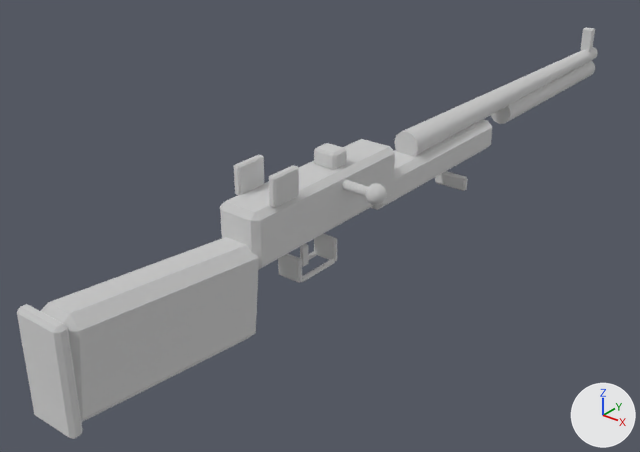
Two versions of the glTF model ambush_loop/art/v2/models/m1_garand_lod0.glb, one commit apart.
Both versions are drawn from a 50 mm camera at (0.572, -0.679, 0.441) aimed at (-0.072, 0.127, -0.058). Arrows for +X, +Y and +Z are at lower right; the lights stay in place. The picture after the commit comes second. Vertices at exactly the same position are counted once.

In view in the first picture: 'm1_garand_body'.
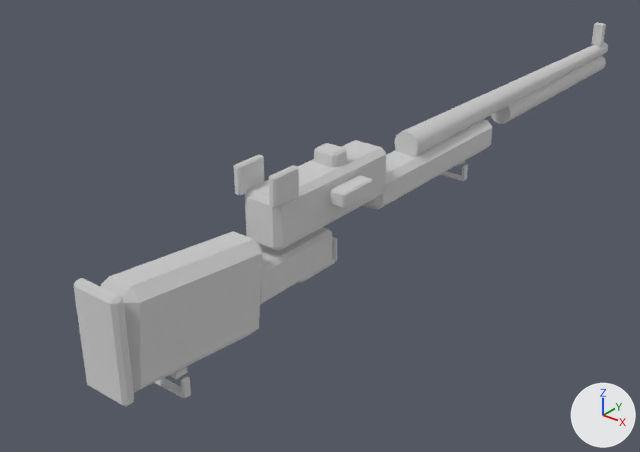
Where the change shows, as pixel boxes (x1, y1, x2, y2) in the pictures (640 x 452 px; the box of a moved part takes in the faces that stretch with it):
'm1_garand_body', reshaped (8% narrower, 7% shorter)
    before: (17, 27, 598, 439)
    after: (74, 23, 608, 406)
part 1 of me_cube_211, moved or reshaped
    before: (17, 304, 83, 439)
    after: (74, 278, 134, 406)
part 2 of me_cube_211, moved or reshaped
    before: (220, 139, 395, 270)
    after: (245, 140, 386, 251)
part 3 of me_cube_211, moved or reshaped
    before: (581, 27, 595, 52)
    after: (591, 23, 606, 46)
part 4 of me_cube_211, rebuilt (26% narrower, 13% shorter)
    before: (41, 237, 259, 422)
    after: (101, 231, 262, 392)
part 5 of me_cube_211, added
    after: (155, 376, 191, 399)
part 6 of me_cube_211, added
    after: (260, 227, 332, 304)
part 7 of me_cube_211, added
    after: (169, 367, 187, 379)
part 8 of me_cube_211, added
    after: (330, 175, 373, 208)
part 9 of me_cube_211, deleted
    before: (365, 183, 387, 205)
part 10 of me_cube_211, deleted
    before: (342, 180, 368, 197)
part 11 of me_cube_211, cut back
    before: (435, 171, 468, 191)
    after: (440, 164, 468, 181)
part 12 of me_cube_211, moved or reshaped
    before: (401, 47, 598, 156)
    after: (401, 42, 608, 156)

The change, as a list of edits to the scene's bpy script:
```text
Change me_cube_211:
    used by ob_m1_garand_body; location = (0.0, 0.0, 0.0)
    remove me_cube_211.from_pydata(...)  # 488 vertices, 900 faces; spans x -0.029..0.081, y -0.339..0.78, z -0.078..0.1
    add me_cube_211.from_pydata(...)  # 596 vertices, 1124 faces; spans x -0.029..0.048, y -0.281..0.825, z -0.095..0.1
    me_cube_211 part 1: the loose piece of 24 vertices spanning x -0.029..0.029, y -0.339..-0.325, z -0.059..0.055 is moved by (0.0, 0.058, 0.0)
    me_cube_211 part 2: the loose piece of 24 vertices spanning x -0.028..0.028, y -0.1..0.15, z 0.002..0.068 is scaled about its middle by (0.916, 0.792, 0.93), then moved by (0.0, 0.01, 0.005)
    me_cube_211 part 3: the loose piece of 24 vertices spanning x -0.009..0.009, y 0.749..0.761, z 0.054..0.092 is moved by (0.0, 0.045, 0.0)
    me_cube_211 part 4: the loose piece of 24 vertices spanning x -0.026..0.026, y -0.336..-0.084, z -0.078..0.054 is rebuilt with 24 vertices and now spans x -0.026..0.026, y -0.271..-0.079, z -0.075..0.051
    me_cube_211 part 5: a new loose piece of 64 vertices spanning x -0.022..0.022, y -0.205..-0.195, z -0.095..-0.073, in mat_v2_actor_atlas (white #e7e7e7)
    me_cube_211 part 6: a new loose piece of 24 vertices spanning x -0.022..0.022, y -0.093..0.037, z -0.044..0.0, in mat_v2_actor_atlas (white #e7e7e7)
    me_cube_211 part 7: a new loose piece of 24 vertices spanning x -0.016..0.016, y -0.208..-0.192, z -0.072..-0.065, in mat_v2_actor_atlas (white #e7e7e7)
    me_cube_211 part 8: a new loose piece of 24 vertices spanning x 0.028..0.048, y 0.018..0.072, z 0.039..0.057, in mat_v2_actor_atlas (white #e7e7e7)
    me_cube_211 part 9: the loose piece of 52 vertices spanning x 0.059..0.081, y 0.034..0.058, z 0.041..0.065 is deleted
    me_cube_211 part 10: the loose piece of 16 vertices spanning x 0.0..0.065, y 0.04..0.052, z 0.047..0.059 is deleted
    me_cube_211 part 11: 20 vertices removed from x -0.025..0.025, y 0.326..0.334, z -0.052..-0.032; 60 vertices added at x -0.022..0.022, y 0.325..0.335, z -0.037..-0.015
    me_cube_211 part 12: 3 vertices moved from x -0.007..0.013, y 0.495..0.78, z 0.051..0.058 to x 0.0..0.014, y 0.517..0.825, z 0.04..0.06; 33 vertices removed from x -0.015..0.015, y 0.495..0.78, z 0.007..0.06; 33 vertices added at x -0.015..0.015, y 0.517..0.825, z 0.007..0.058
    other edits to the shape of me_cube_211 do not show in these pictures
```
